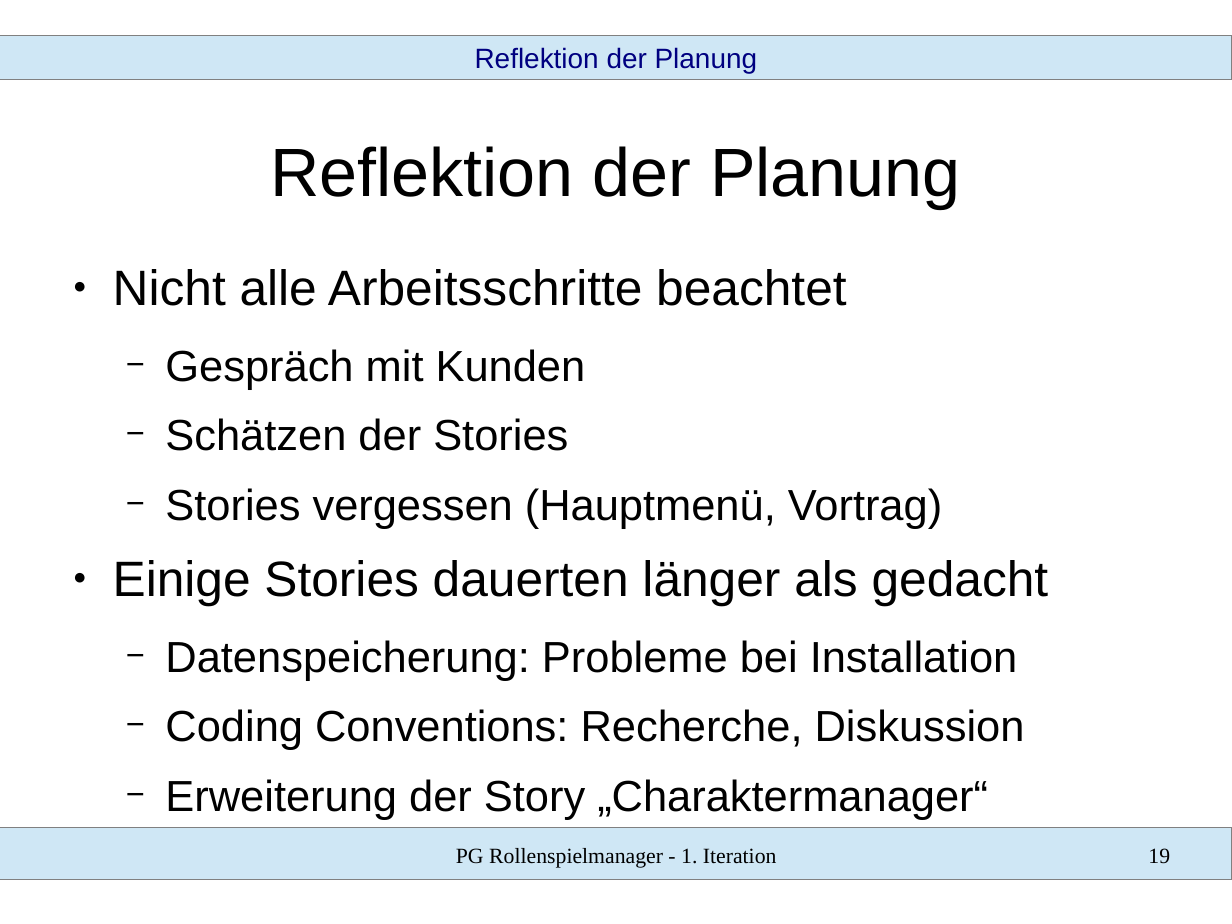
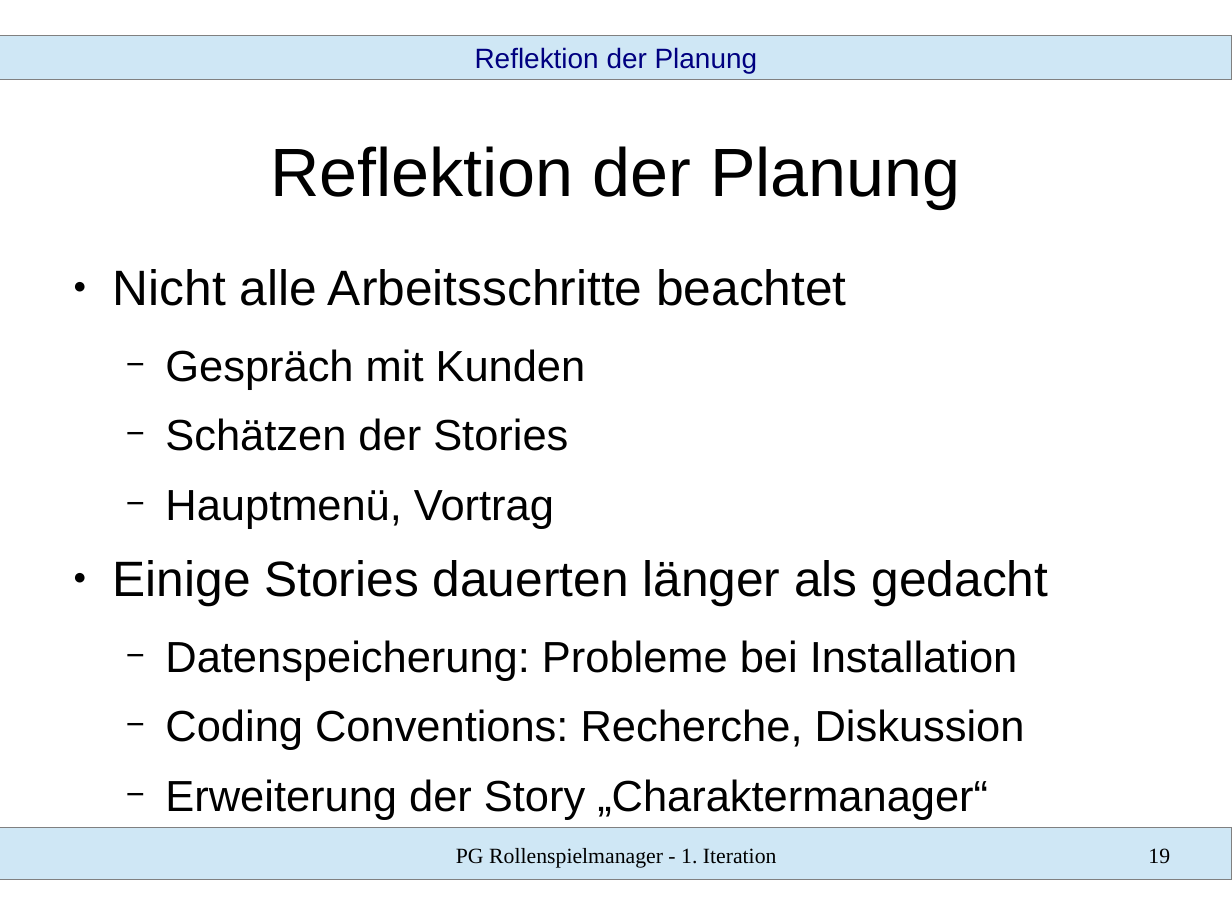
Before and after one commit to SWT-Projektgruppe-2015/Rollenspielmanager, a slide deck: slide 19 of Dokumente/01 Iteration/vortrag.odp. Drawn at 1232x924 pixels with LibreOffice and Linux fonts; fonts in the diff are those of the drawing. Boxes give left, top, right and bottom in pixels: in the first picture for what was removed or moved away, otherwise in the second. Text is boxed around its words. In the diff, an @@ line names an element or a change of style, - is before the commit and + after.

```diff
--- a/Dokumente/01 Iteration/vortrag.odp
+++ b/Dokumente/01 Iteration/vortrag.odp
@@ text at (165, 490, 554, 529): text changed @@
-  − Stories vergessen (Hauptmenü, Vortrag)
+  − Hauptmenü, Vortrag
```
Also in this commit, not shown: 2 other slides changed, 2 other files.
